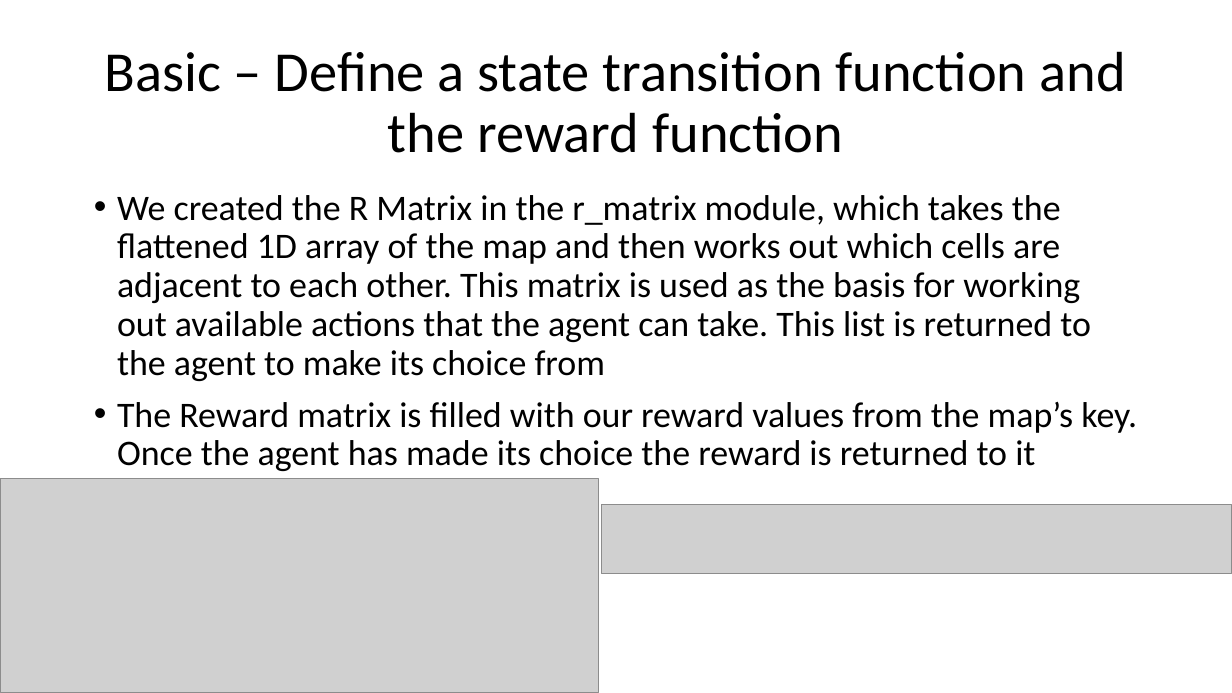
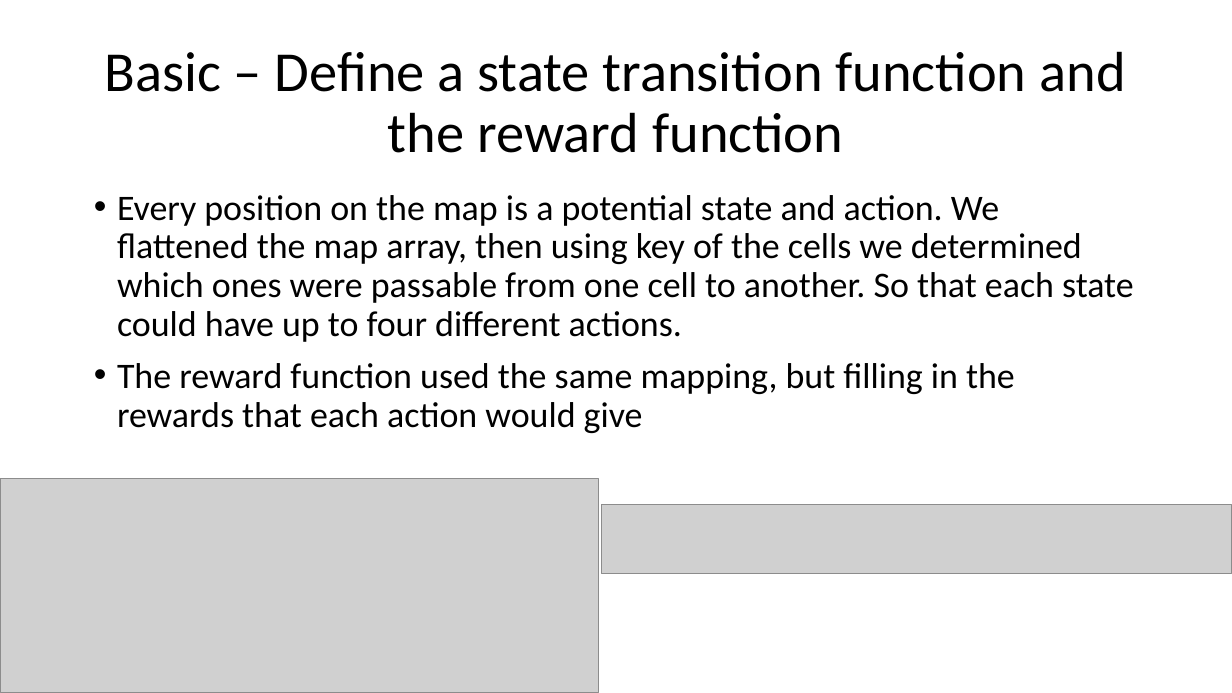
Before and after one commit to SL477/DRL-coursework, a slide deck: slide 3 of presentation.pptx. Drawn at 1232x693 pixels with LibreOffice and Linux fonts; fonts in the diff are those of the drawing; grey boxes stand for pictures. Boxes give left, top, right and bottom in pixels: in the first picture for what was removed or moved away, otherwise in the second. Text is boxed around its words. In the diff, an @@ line names an element or a change of style, - is before the commit and + after.

Commit message:
updated presentation

```diff
--- a/presentation.pptx
+++ b/presentation.pptx
@@ text at (117,195,1134,433): text changed @@
-• We created the R Matrix in the r_matrix module, which takes the flattened 1D array of the map and then works out which cells are adjacent to each other. This matrix is used as the basis for working out available actions that the agent can take. This list is returned to the agent to make its choice from
-• The Reward matrix is filled with our reward values from the map’s key. Once the agent has made its choice the reward is returned to it
+• Every position on the map is a potential state and action. We flattened the map array, then using key of the cells we determined which ones were passable from one cell to another. So that each state could have up to four different actions.
+• The reward function used the same mapping, but filling in the rewards that each action would give
```
Also in this commit, not shown: 3 other slides changed, 1 other file.
